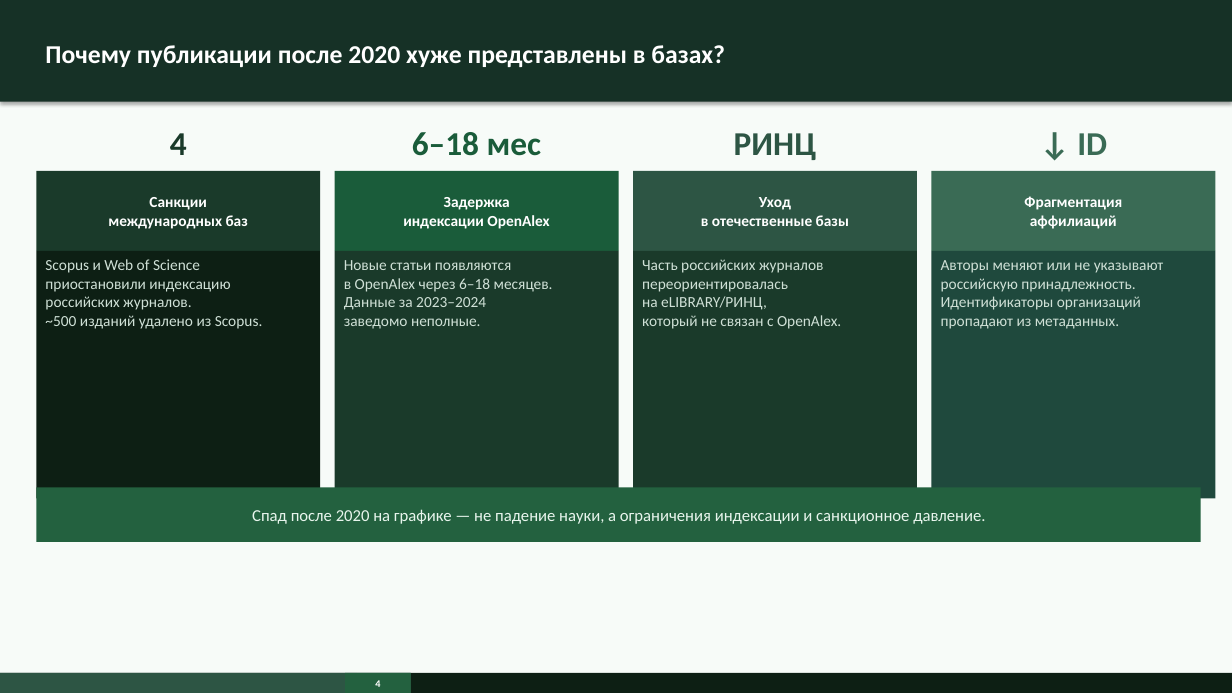
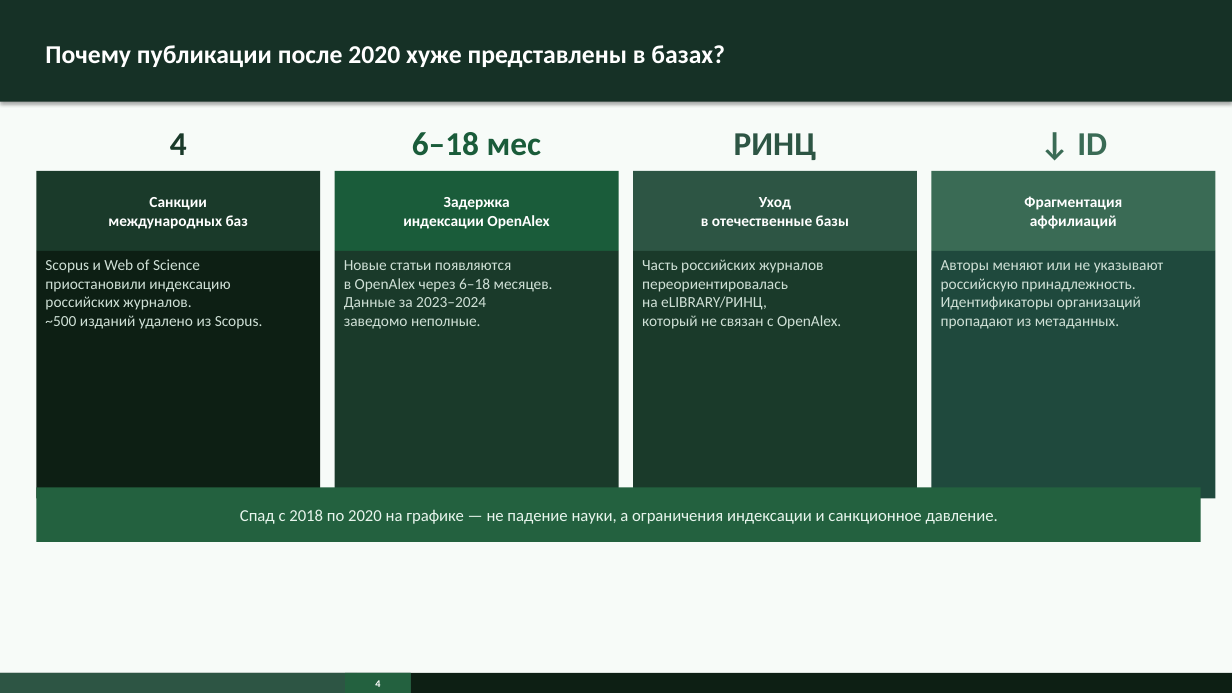
Before and after one commit to surnova2703/muiv3year, a slide deck: slide 4 of docs/Визуализация науки на основе метаданных публикаций и журналов.pptx. Drawn at 1232x693 pixels with LibreOffice and Linux fonts; fonts in the diff are those of the drawing. Boxes give left, top, right and bottom in pixels: in the first picture for what was removed or moved away, otherwise in the second. Text is boxed around its words. In the diff, an @@ line names an element or a change of style, - is before the commit and + after.

```diff
--- a/docs/Визуализация науки на основе метаданных публикаций и журналов.pptx
+++ b/docs/Визуализация науки на основе метаданных публикаций и журналов.pptx
@@ text in rectangle at box(240, 509, 998, 524): text changed @@
-Спад после 2020 на графике — не падение науки, а ограничения индексации и санкционное давление.
+Спад с 2018 по 2020 на графике — не падение науки, а ограничения индексации и санкционное давление.
```
Also in this commit, not shown: 1 other file.
